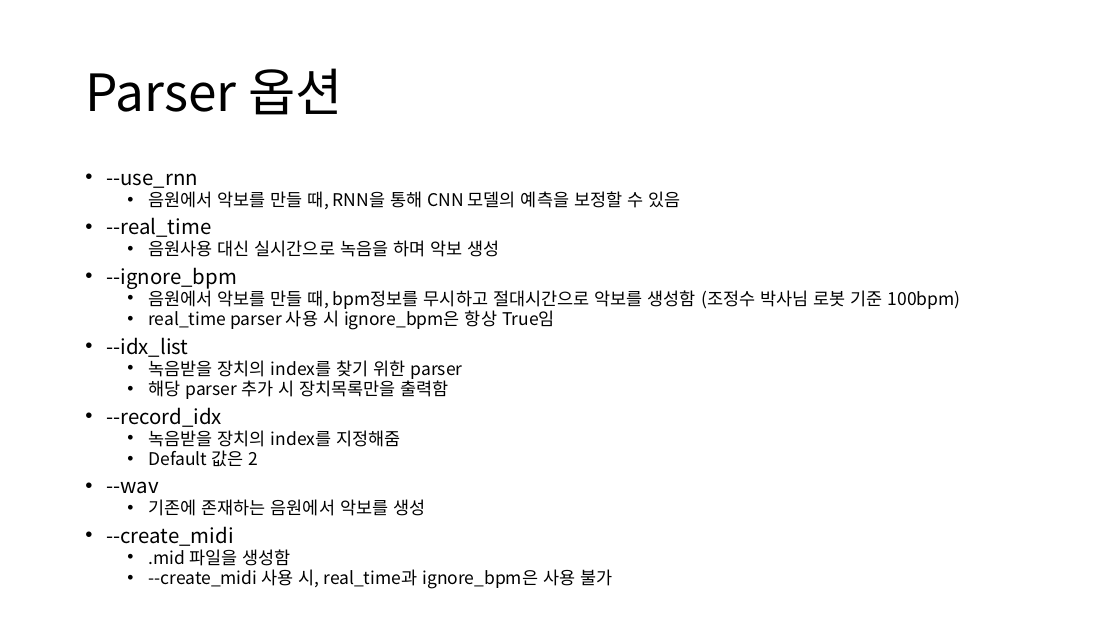
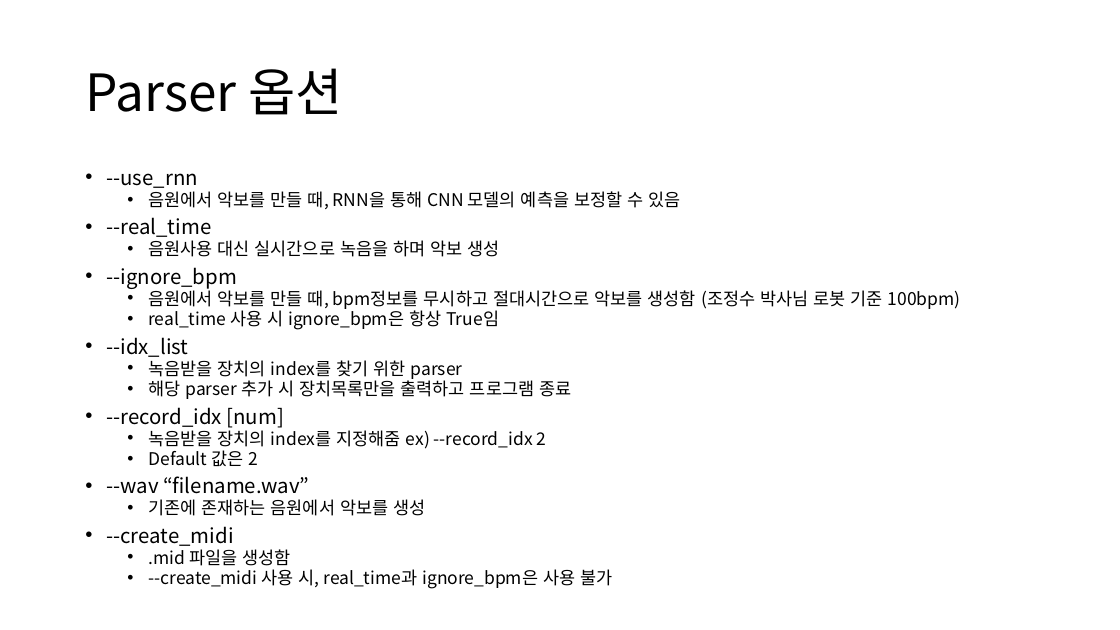
Before and after one commit to cid2rrrr/DRUMMM, a slide deck: slide 5 of 청음지능 인수인계.pptx. Drawn at 1120x630 pixels with LibreOffice and Linux fonts; fonts in the diff are those of the drawing. Boxes give left, top, right and bottom in pixels: in the first picture for what was removed or moved away, otherwise in the second. Text is boxed around its words. In the diff, an @@ line names an element or a change of style, - is before the commit and + after.

```diff
--- a/청음지능 인수인계.pptx
+++ b/청음지능 인수인계.pptx
@@ text at (148,308,499,330): text changed @@
-  • real_time parser 사용 시 ignore_bpm은 항상 True임
+  • real_time 사용 시 ignore_bpm은 항상 True임
@@ text at (106,377,571,449): text changed @@
-  • 해당 parser 추가 시 장치목록만을 출력함
-• --record_idx
-  • 녹음받을 장치의 index를 지정해줌
+  • 해당 parser 추가 시 장치목록만을 출력하고 프로그램 종료
+• --record_idx [num]
+  • 녹음받을 장치의 index를 지정해줌 ex) --record_idx 2
@@ text at (106,476,309,494): text changed @@
-• --wav
+• --wav “filename.wav”
```
Also in this commit, not shown: 1 other slide changed, 2 other files.
